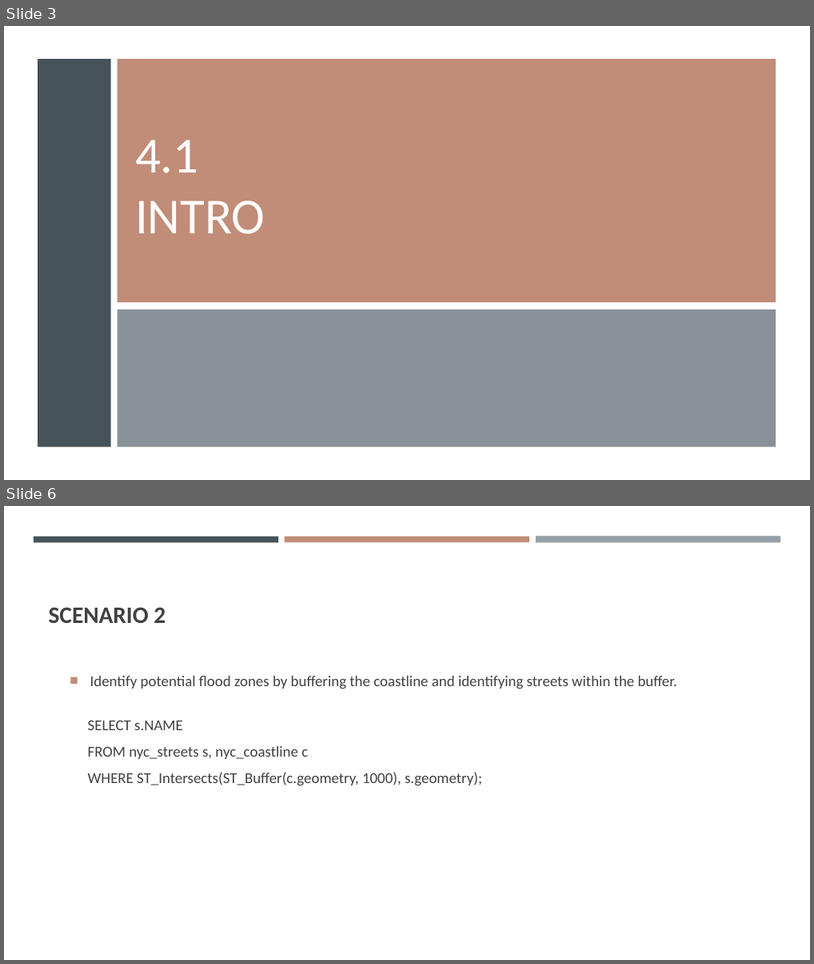
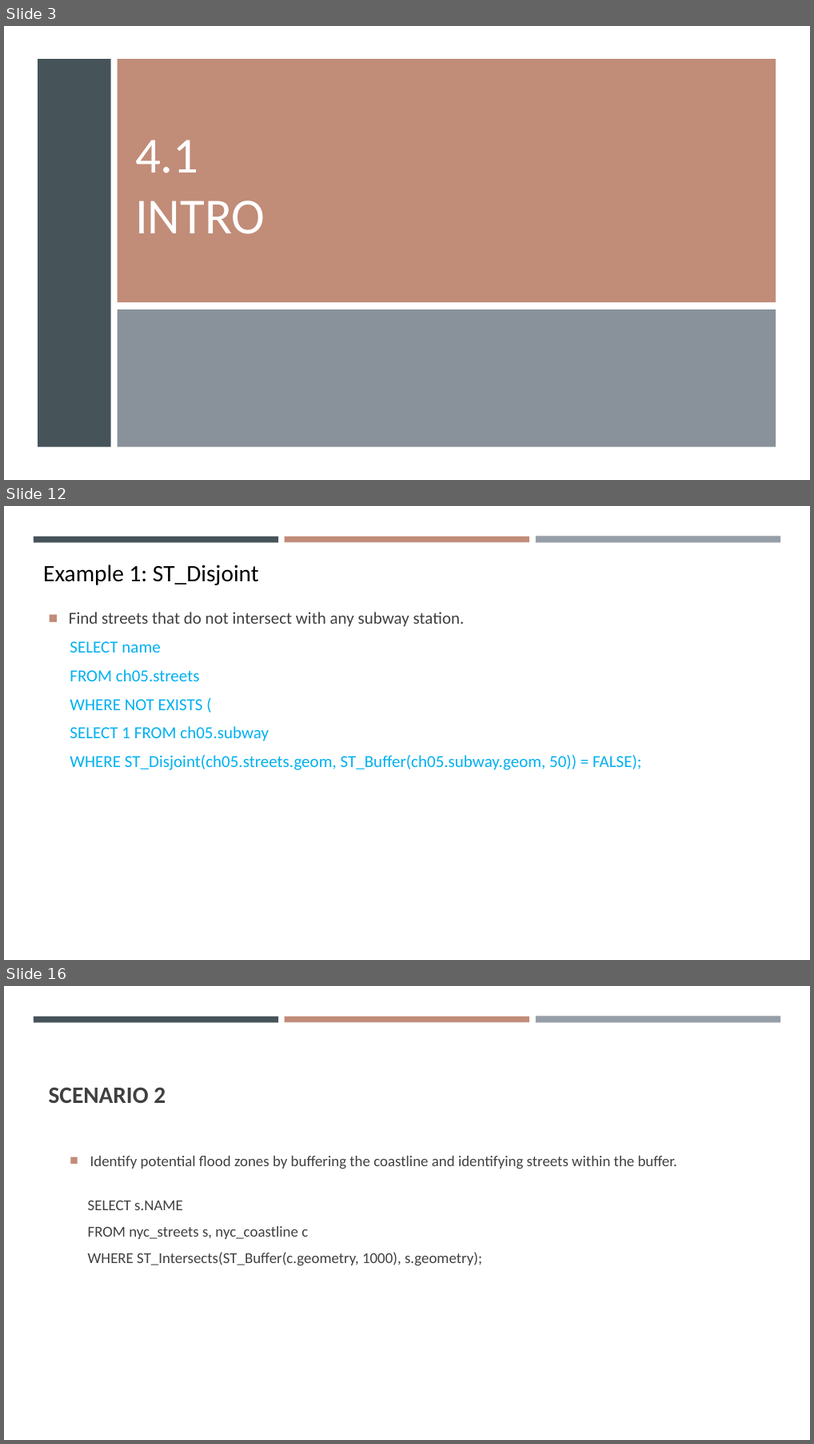
Before and after one commit to gisynw/ssj-376, a slide deck: docs/Lectures/Week05/Week05_Park02.pptx. Shown one above the other, each under a label of ours: slides 3 and 6 before the commit, slides 3, 12 and 16 after it; the slides between them are not shown. The pictures are 814x964 and 814x1444 pixels, drawn with LibreOffice and Linux fonts; fonts in the diff are those of the drawing. Boxes give left, top, right and bottom in pixels: in the first picture for what was removed or moved away, otherwise in the second. Text is boxed around its words. In the diff, an @@ line names an element or a change of style, - is before the commit and + after.

```diff
--- a/docs/Lectures/Week05/Week05_Park02.pptx
+++ b/docs/Lectures/Week05/Week05_Park02.pptx
@@ slide 12 added at (4, 506, 810, 960), background #FFFFFF; not listed: 3 template elements that a slide beside it also shows @@
@@ text added at (43, 564, 259, 585), 28 pt, text #000000 @@
+Example 1: ST_Disjoint
@@ text added at (69, 612, 642, 770), 20 pt, text #00B0F0 @@
+■ Find streets that do not intersect with any subway station.
+  SELECT name
+  FROM ch05.streets
+  WHERE NOT EXISTS (
+  SELECT 1 FROM ch05.subway
+  WHERE ST_Disjoint(ch05.streets.geom, ST_Buffer(ch05.subway.geom, 50)) = FALSE);
@@ what was slide 6 is now slide 16 @@
```
Also in this commit, not shown: 2 slides changed, 9 other slides added.
